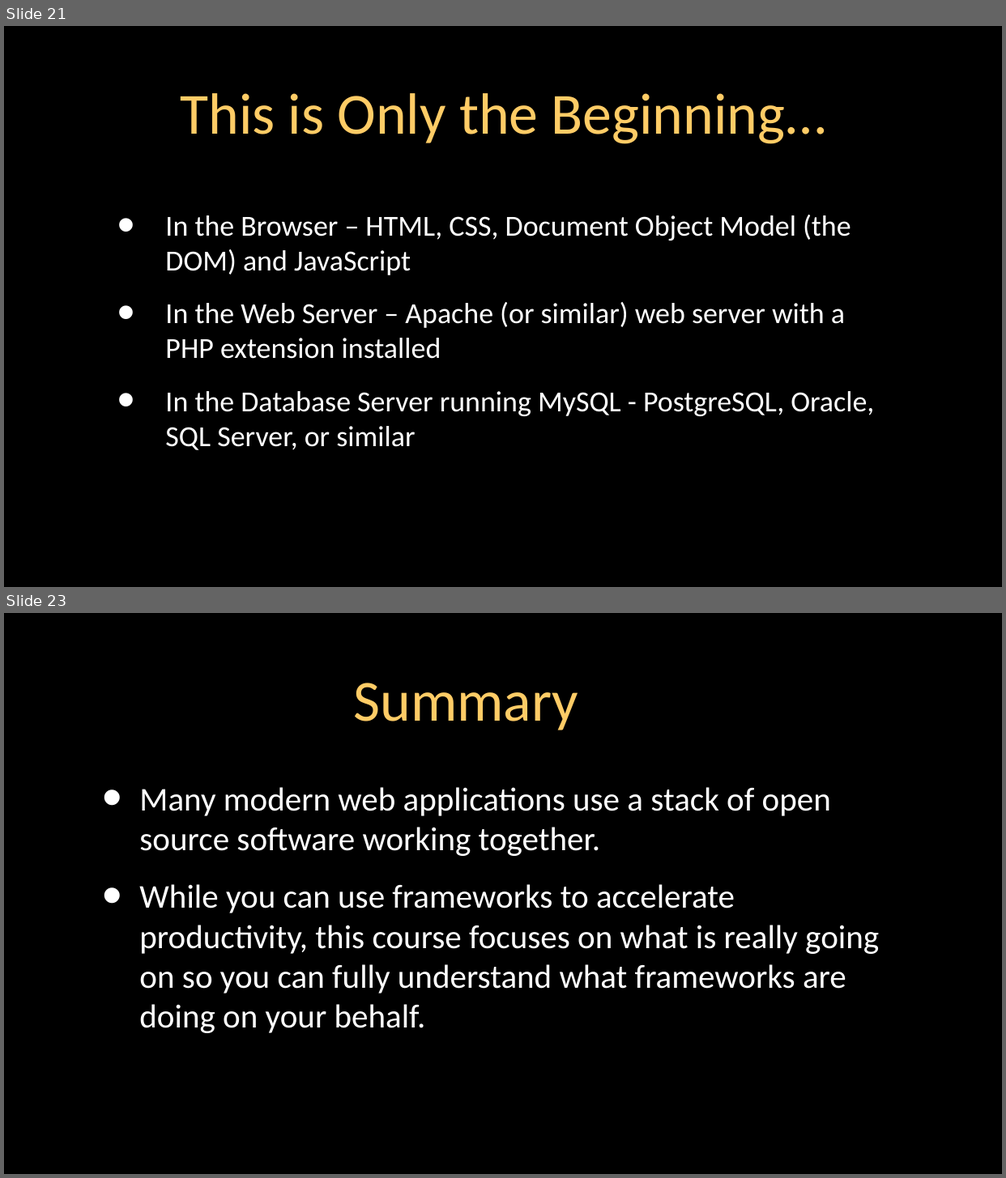
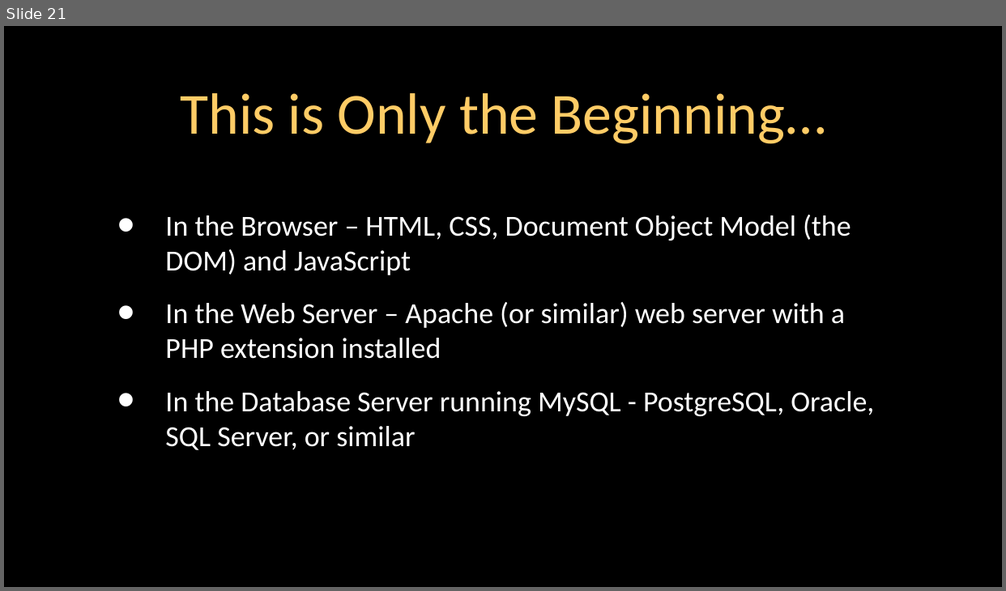
Before and after one commit to csev/dj4e, a slide deck: lectures/Web-01-HTTP.ppt. Shown one above the other, each under a label of ours: slides 21 and 23 before the commit, slide 21 after it; the slides between them are not shown. The pictures are 1006x1178 and 1006x591 pixels, drawn with LibreOffice and Linux fonts; fonts in the diff are those of the drawing. Boxes give left, top, right and bottom in pixels: in the first picture for what was removed or moved away, otherwise in the second. Text is boxed around its words. In the diff, an @@ line names an element or a change of style, - is before the commit and + after.

```diff
--- a/lectures/Web-01-HTTP.ppt
+++ b/lectures/Web-01-HTTP.ppt
@@ slide 23 removed at <box>4,613,1002,1174</box>, background #000000; not listed: 3 template elements that a slide beside it also shows @@
@@ title removed at <box>354,683,579,730</box> @@
-Summary
@@ text removed at <box>139,787,879,1033</box> @@
-• Many modern web applications use a stack of open source software working together.
-• While you can use frameworks to accelerate productivity, this course focuses on what is really going on so you can fully understand what frameworks are doing on your behalf.
```
Also in this commit, not shown: 4 slides changed.
